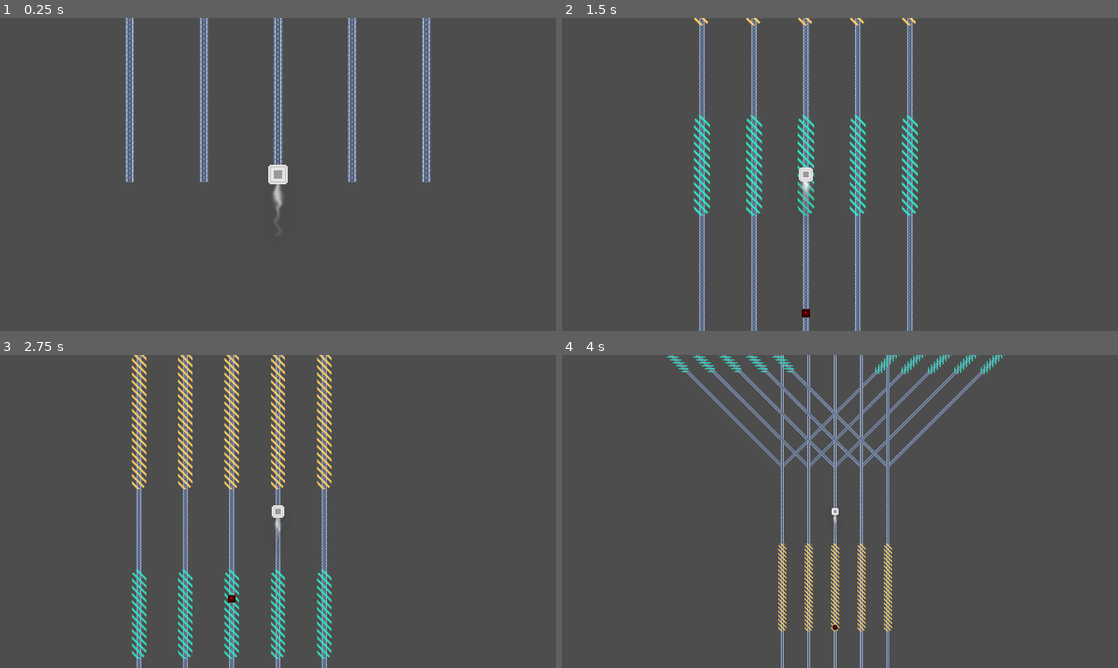
Above: before the commit, frames 1-4 (two rows, left to right).
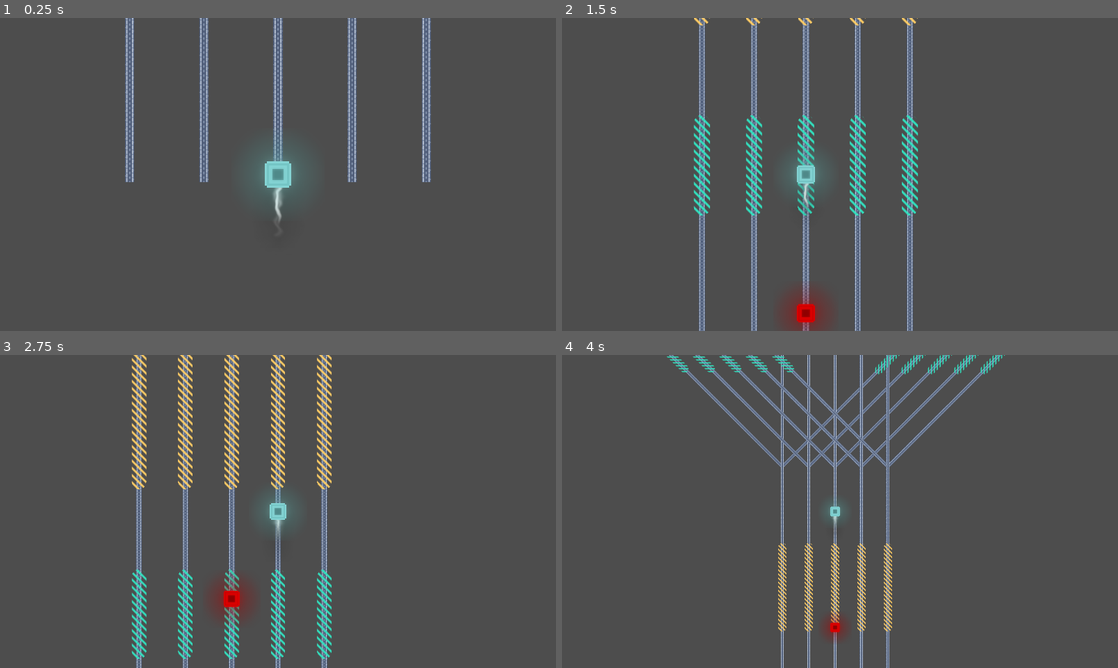
Above: after the commit, the same moments.

Repository: elpozewaunig/LanLinerReconciliation
Game: Godot game, scene res://scenes/main.tscn
Same seed, same stepped clock (60 frames per second), same inputs: the game is played once before the commit and once after it. The engine's default icon, where the game draws it, is replaced by a stand-in: a white triangle on a blue panel in a dark square.
Inputs:
- Up to frame 1 (0.25 s): no input
- Up to frame 2 (1.5 s): hold Right (ui_right) 0.53-1.28 s; hold Left (ui_left) from 1.28 s (still down)
- Up to frame 3 (2.75 s): release Left (ui_left) at 2.03 s; hold Right (ui_right) from 2.03 s (still down)
- Up to frame 4 (4 s): release Right (ui_right) at 2.78 s; hold Up (ui_up) 2.78-3.53 s; hold Left (ui_left) from 3.53 s (still down)

The runs differ from the first frame. In frame 1, 0.8% of the frame differs, in the area x 46-54%, y 40-66%; in frame 2, 0.9%, in the area x 41-47%, y 44-100%; in frame 3, 0.8%; in frame 4, 0.3%.

Commit message:
Updated player animations

Diff:
--- a/scenes/enemy.tscn
+++ b/scenes/enemy.tscn
@@ -1,7 +1,7 @@
 [gd_scene load_steps=4 format=3 uid="uid://4cpqid7g3o70"]
 
 [ext_resource type="Script" path="res://scripts/Enemy.gd" id="1_037od"]
-[ext_resource type="Texture2D" uid="uid://fpt88tf7cjf3" path="res://assets/icon.svg" id="2_xlg4k"]
+[ext_resource type="Texture2D" uid="uid://qn5wy2v6josb" path="res://assets/enemy.png" id="2_mkgco"]
 
 [sub_resource type="CanvasItemMaterial" id="CanvasItemMaterial_lk7ji"]
 
@@ -12,5 +12,5 @@
 
 [node name="Sprite2D" type="Sprite2D" parent="."]
 self_modulate = Color(1, 0, 0, 1)
-scale = Vector2(0.2, 0.2)
-texture = ExtResource("2_xlg4k")
+scale = Vector2(0.4, 0.4)
+texture = ExtResource("2_mkgco")
--- a/scenes/player.tscn
+++ b/scenes/player.tscn
@@ -1,62 +1,55 @@
-[gd_scene load_steps=10 format=3 uid="uid://dc7aktr1f5opg"]
+[gd_scene load_steps=13 format=3 uid="uid://dc7aktr1f5opg"]
 
 [ext_resource type="Script" path="res://scripts/Player.gd" id="1_gyboe"]
 [ext_resource type="Script" path="res://scripts/Camera.gd" id="3_16twk"]
 [ext_resource type="Texture2D" uid="uid://crf3x1a6mm6b5" path="res://assets/player.png" id="3_oj2jm"]
 [ext_resource type="Texture2D" uid="uid://clplopyknmamn" path="res://assets/trialsheet.png" id="4_gc2fj"]
-[ext_resource type="Script" path="res://scenes/Anim1.gd" id="5_anp6q"]
+[ext_resource type="Script" path="res://scripts/TrailAnimation.gd" id="5_3ppbk"]
 
 [sub_resource type="CanvasItemMaterial" id="CanvasItemMaterial_lk7ji"]
 
-[sub_resource type="Animation" id="Animation_dxdpc"]
-length = 0.001
-tracks/0/type = "value"
-tracks/0/imported = false
-tracks/0/enabled = true
-tracks/0/path = NodePath(".:frame_coords")
-tracks/0/interp = 1
-tracks/0/loop_wrap = true
-tracks/0/keys = {
-"times": PackedFloat32Array(0),
-"transitions": PackedFloat32Array(1),
-"update": 1,
-"values": [Vector2i(0, 0)]
-}
+[sub_resource type="AtlasTexture" id="AtlasTexture_c61c1"]
+atlas = ExtResource("4_gc2fj")
+region = Rect2(0, 0, 512, 512)
 
-[sub_resource type="Animation" id="Animation_fdasq"]
-resource_name = "anim1"
-length = 0.8
-loop_mode = 1
-tracks/0/type = "value"
-tracks/0/imported = false
-tracks/0/enabled = false
-tracks/0/path = NodePath(".:hframes")
-tracks/0/interp = 1
-tracks/0/loop_wrap = true
-tracks/0/keys = {
-"times": PackedFloat32Array(),
-"transitions": PackedFloat32Array(),
-"update": 1,
-"values": []
-}
-tracks/1/type = "value"
-tracks/1/imported = false
-tracks/1/enabled = true
-tracks/1/path = NodePath(".:frame_coords")
-tracks/1/interp = 1
-tracks/1/loop_wrap = true
-tracks/1/keys = {
-"times": PackedFloat32Array(0, 0.1, 0.2, 0.3, 0.4, 0.5, 0.6, 0.7),
-"transitions": PackedFloat32Array(1.23114, 1.10219, 1, 1, 1, 1, 1, 1),
-"update": 1,
-"values": [Vector2i(1, 0), Vector2i(4, 0), Vector2i(2, 0), Vector2i(3, 0), Vector2i(0, 0), Vector2i(3, 0), Vector2i(3, 0), Vector2i(2, 0)]
-}
+[sub_resource type="AtlasTexture" id="AtlasTexture_7xbex"]
+atlas = ExtResource("4_gc2fj")
+region = Rect2(512, 0, 512, 512)
 
-[sub_resource type="AnimationLibrary" id="AnimationLibrary_kcyny"]
-_data = {
-"RESET": SubResource("Animation_dxdpc"),
-"anim1": SubResource("Animation_fdasq")
-}
+[sub_resource type="AtlasTexture" id="AtlasTexture_lf35g"]
+atlas = ExtResource("4_gc2fj")
+region = Rect2(1024, 0, 512, 512)
+
+[sub_resource type="AtlasTexture" id="AtlasTexture_hq41s"]
+atlas = ExtResource("4_gc2fj")
+region = Rect2(1536, 0, 512, 512)
+
+[sub_resource type="AtlasTexture" id="AtlasTexture_f0hxy"]
+atlas = ExtResource("4_gc2fj")
+region = Rect2(2048, 0, 512, 512)
+
+[sub_resource type="SpriteFrames" id="SpriteFrames_me1l3"]
+animations = [{
+"frames": [{
+"duration": 1.0,
+"texture": SubResource("AtlasTexture_c61c1")
+}, {
+"duration": 1.0,
+"texture": SubResource("AtlasTexture_7xbex")
+}, {
+"duration": 1.0,
+"texture": SubResource("AtlasTexture_lf35g")
+}, {
+"duration": 1.0,
+"texture": SubResource("AtlasTexture_hq41s")
+}, {
+"duration": 1.0,
+"texture": SubResource("AtlasTexture_f0hxy")
+}],
+"loop": true,
+"name": &"default",
+"speed": 30.0
+}]
 
 [node name="Player" type="PathFollow2D"]
 material = SubResource("CanvasItemMaterial_lk7ji")
@@ -72,24 +65,19 @@
 z_index = 5
 texture_filter = 1
 texture_repeat = 1
-scale = Vector2(3, 3)
+scale = Vector2(0.4, 0.4)
 texture = ExtResource("3_oj2jm")
 
-[node name="Trialsheet" type="Sprite2D" parent="Node2D"]
-position = Vector2(0, 69.34)
-scale = Vector2(0.565, 0.401172)
-texture = ExtResource("4_gc2fj")
-hframes = 5
-script = ExtResource("5_anp6q")
+[node name="Trail" type="AnimatedSprite2D" parent="Node2D"]
+position = Vector2(2.08165e-12, 69.34)
+scale = Vector2(0.565, 0.401)
+sprite_frames = SubResource("SpriteFrames_me1l3")
+frame_progress = 0.357305
+script = ExtResource("5_3ppbk")
 
-[node name="TrailAnim" type="AnimationPlayer" parent="Node2D/Trialsheet"]
-libraries = {
-"": SubResource("AnimationLibrary_kcyny")
-}
-speed_scale = 2.328
-
-[node name="TrailAnim2" type="AnimationPlayer" parent="Node2D/Trialsheet"]
-libraries = {
-"": SubResource("AnimationLibrary_kcyny")
-}
-speed_scale = 2.328
+[node name="Trail2" type="AnimatedSprite2D" parent="Node2D"]
+position = Vector2(2.08165e-12, 69.34)
+scale = Vector2(0.565, 0.401)
+sprite_frames = SubResource("SpriteFrames_me1l3")
+frame_progress = 0.357305
+script = ExtResource("5_3ppbk")
--- a/scripts/PathAgent.gd
+++ b/scripts/PathAgent.gd
@@ -30,6 +30,7 @@
 
 # Called every frame. 'delta' is the elapsed time since the previous frame.
 func _process(delta):
+
 	# Obtain the speed information of the current path
 	var current_path_data = get_parent().tubele
 	var is_in_section = false
--- a/scenes/Anim1.gd
+++ b/scripts/TrailAnimation.gd
@@ -1,12 +1,11 @@
-extends Sprite2D
+extends AnimatedSprite2D
 
+var rng = RandomNumberGenerator.new()
 
 # Called when the node enters the scene tree for the first time.
 func _ready():
-	$TrailAnim.play("anim1")
-	$TrailAnim2.play("anim1")
-
+	pass
 
 # Called every frame. 'delta' is the elapsed time since the previous frame.
 func _process(delta):
-	pass
+	frame = rng.randi_range(0, 4)
Binary file added: assets/enemy.png
Not shown, added: assets/enemy.png.import
Binary file changed: assets/player.png
